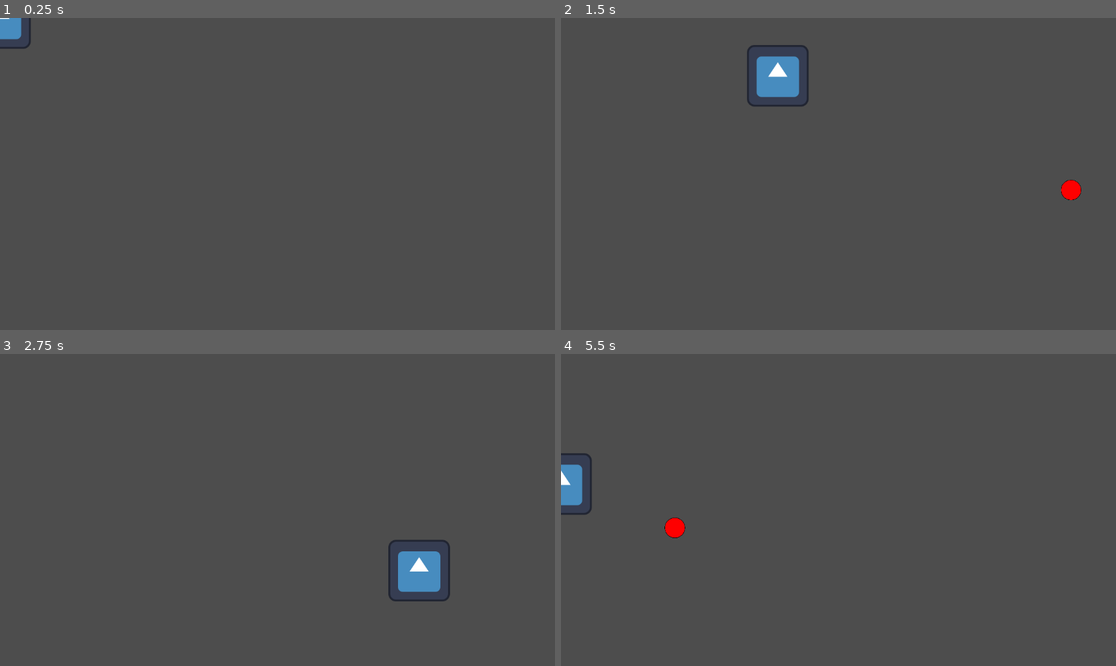
Above: before the commit, frames 1-4 (two rows, left to right).
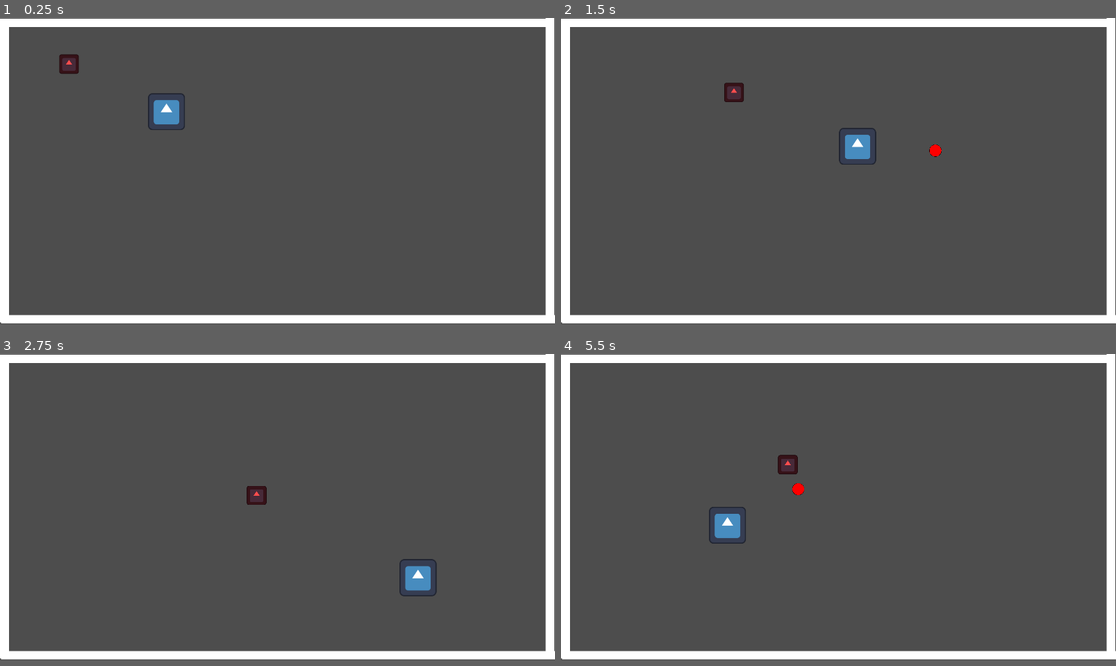
Above: after the commit, the same moments.

Repository: Krishlin/bouncybow
Game: Godot game, scene res://Scenes/MainScene.tscn
Two runs of this game, one before a commit and one after it. Both use one fixed random seed, a clock stepped at 60 frames per second and the inputs below. Before the commit the project starts from res://Scenes/Player.tscn. The engine's default icon, where the game draws it, is replaced by a stand-in: a white triangle on a blue panel in a dark square.
Inputs (mouse positions are in pixels of both pictures, inside the frame that each line leads up to):
- Up to frame 1 (0.25 s): no input
- Up to frame 2 (1.5 s): move the mouse to (960, 158) at 0.52 s; hold D (right) 0.53-1.28 s; click (960, 158) at 0.67 s; move the mouse to (727, 189) at 1.27 s; hold S (down) from 1.28 s (still down)
- Up to frame 3 (2.75 s): move the mouse to (333, 441) at 2.02 s; release S (down) at 2.03 s; hold D (right) from 2.03 s (still down)
- Up to frame 4 (5.5 s): move the mouse to (810, 572) at 2.77 s; release D (right) at 2.78 s; hold W (up) 2.78-3.53 s; click (810, 572) at 2.92 s; move the mouse to (1005, 556) at 3.52 s; hold A (left) 3.53-5.03 s; move the mouse to (672, 463) at 4.27 s; move the mouse to (866, 510) at 5.02 s; hold S (down) from 5.03 s (still down); click (866, 510) at 5.17 s
In our replay, the window is 799x449 before the commit and 799x441 after it. These sizes can differ from the game's own. Grey fills any space a smaller window leaves; there, only what the larger window draws over its background counts as a difference.

The runs differ from the first frame. In frame 1, 9.4% of the frame differs, in the area x 0-100%, y 0-98%; in frame 2, 11%; in frame 3, 9.8%; in frame 4, 9.9%.

Commit message:
walls

Diff:
--- /dev/null
+++ b/Scenes/Enemy.tscn
@@ -0,0 +1,21 @@
+[gd_scene format=3 uid="uid://busqyco26xcm4"]
+
+[ext_resource type="Texture2D" uid="uid://bmquwv5kqmhj7" path="res://Spites/icon.svg" id="1_icon"]
+[ext_resource type="Script" uid="uid://cltt1jrm5vcr6" path="res://Scripts/enemy_sprite.gd" id="2_script"]
+
+[sub_resource type="RectangleShape2D" id="RectangleShape2D_enemy"]
+size = Vector2(67, 67)
+
+[node name="Enemy" type="CharacterBody2D" unique_id=296795612]
+motion_mode = 1
+script = ExtResource("2_script")
+
+[node name="Sprite2D" type="Sprite2D" parent="." unique_id=296795613]
+modulate = Color(1, 0.3, 0.3, 1)
+position = Vector2(-30, -30.5)
+scale = Vector2(0.53125, 0.5234375)
+texture = ExtResource("1_icon")
+
+[node name="CollisionShape2D" type="CollisionShape2D" parent="." unique_id=296795614]
+position = Vector2(-30.5, -30.5)
+shape = SubResource("RectangleShape2D_enemy")
--- /dev/null
+++ b/Scenes/MainScene.tscn
@@ -0,0 +1,73 @@
+[gd_scene format=3 uid="uid://oyamjv8ffwbh"]
+
+[ext_resource type="PackedScene" uid="uid://bqxm46xupkvaq" path="res://Scenes/Player.tscn" id="1_player"]
+[ext_resource type="PackedScene" uid="uid://busqyco26xcm4" path="res://Scenes/Enemy.tscn" id="2_enemy"]
+
+[sub_resource type="RectangleShape2D" id="RectangleShape2D_horizontal"]
+size = Vector2(2296, 32)
+
+[sub_resource type="RectangleShape2D" id="RectangleShape2D_vertical"]
+size = Vector2(32, 1263)
+
+[node name="MainScene" type="Node2D" unique_id=1254205979]
+
+[node name="Walls" type="Node2D" parent="." unique_id=1254205980]
+
+[node name="TopWall" type="StaticBody2D" parent="Walls" unique_id=1254205981]
+position = Vector2(576, 16)
+
+[node name="CollisionShape2D" type="CollisionShape2D" parent="Walls/TopWall" unique_id=1254205982]
+position = Vector2(382, 0)
+shape = SubResource("RectangleShape2D_horizontal")
+
+[node name="ColorRect" type="ColorRect" parent="Walls/TopWall" unique_id=1990473307]
+offset_left = -576.0
+offset_top = -14.0
+offset_right = 1342.0
+offset_bottom = 15.0
+
+[node name="BottomWall" type="StaticBody2D" parent="Walls" unique_id=1254205984]
+position = Vector2(576, 632)
+
+[node name="CollisionShape2D" type="CollisionShape2D" parent="Walls/BottomWall" unique_id=1254205985]
+position = Vector2(196, 410)
+shape = SubResource("RectangleShape2D_horizontal")
+
+[node name="ColorRect" type="ColorRect" parent="Walls/BottomWall" unique_id=1717528090]
+offset_left = -572.0
+offset_top = 396.0
+offset_right = 1347.0
+offset_bottom = 425.0
+
+[node name="LeftWall" type="StaticBody2D" parent="Walls" unique_id=1254205987]
+position = Vector2(16, 324)
+
+[node name="CollisionShape2D" type="CollisionShape2D" parent="Walls/LeftWall" unique_id=1254205988]
+position = Vector2(0, 102.5)
+shape = SubResource("RectangleShape2D_vertical")
+
+[node name="ColorRect" type="ColorRect" parent="Walls/LeftWall" unique_id=1041941138]
+offset_left = -17.0
+offset_top = -322.0
+offset_right = 15.0
+offset_bottom = 729.0
+
+[node name="RightWall" type="StaticBody2D" parent="Walls" unique_id=1254205990]
+position = Vector2(1136, 324)
+
+[node name="CollisionShape2D" type="CollisionShape2D" parent="Walls/RightWall" unique_id=1254205991]
+position = Vector2(766, 206)
+shape = SubResource("RectangleShape2D_vertical")
+
+[node name="ColorRect" type="ColorRect" parent="Walls/RightWall" unique_id=960271175]
+offset_left = 752.0
+offset_top = -324.0
+offset_right = 782.0
+offset_bottom = 730.0
+
+[node name="Player" parent="." unique_id=1254205993 instance=ExtResource("1_player")]
+position = Vector2(576, 324)
+
+[node name="Enemy" parent="." unique_id=1254205994 node_paths=PackedStringArray("player") instance=ExtResource("2_enemy")]
+position = Vector2(200, 160)
+player = NodePath("../Player")
--- a/Scenes/Player.tscn
+++ b/Scenes/Player.tscn
@@ -3,8 +3,17 @@
 [ext_resource type="Texture2D" uid="uid://bmquwv5kqmhj7" path="res://Spites/icon.svg" id="1_kyqiw"]
 [ext_resource type="Script" uid="uid://b2vbm67p1dr56" path="res://Scripts/player.gd" id="2_gntrk"]
 
-[node name="Player" type="Sprite2D" unique_id=25260558]
-texture = ExtResource("1_kyqiw")
+[sub_resource type="RectangleShape2D" id="RectangleShape2D_player"]
+size = Vector2(128, 128)
+
+[node name="Player" type="CharacterBody2D" unique_id=25260558]
+motion_mode = 1
 script = ExtResource("2_gntrk")
 
+[node name="Sprite2D" type="Sprite2D" parent="." unique_id=1418820301]
+texture = ExtResource("1_kyqiw")
+
+[node name="CollisionShape2D" type="CollisionShape2D" parent="." unique_id=1418820302]
+shape = SubResource("RectangleShape2D_player")
+
 [node name="Timer" type="Timer" parent="." unique_id=511477269]
--- /dev/null
+++ b/Scripts/enemy_sprite.gd
@@ -0,0 +1,21 @@
+extends CharacterBody2D
+
+@export var player: Node2D
+
+var knockback_strength = 600
+var knockback_fade = 1500
+var knockback = Vector2.ZERO
+
+
+func _physics_process(delta):
+	var speed = player.speed * 0.5
+	velocity = position.direction_to(player.position) * speed + knockback
+	move_and_slide()
+
+
+	knockback = knockback.move_toward(Vector2.ZERO, knockback_fade * delta)
+
+
+	for i in get_slide_collision_count():
+		if get_slide_collision(i).get_collider() == player:
+			knockback = player.position.direction_to(position) * knockback_strength
--- a/Scripts/player.gd
+++ b/Scripts/player.gd
@@ -1,4 +1,4 @@
-extends Sprite2D
+extends CharacterBody2D
 
 var speed = 600
 const BULLET = preload("res://Scenes/ball.tscn")
@@ -9,7 +9,7 @@
 func _ready() -> void:
 	shoot_timer.one_shot = true
 
-func _process(delta: float) -> void:
+func _physics_process(_delta):
 	var direction = Vector2.ZERO
 	if Input.is_action_pressed("right"):
 		direction.x += 1
@@ -20,7 +20,8 @@
 	if Input.is_action_pressed("up"):
 		direction.y -= 1
 
-	position += direction.normalized() * speed * delta
+	velocity = direction.normalized() * speed
+	move_and_slide()
 
 func spawn_bullet(pos: Vector2, direction: Vector2) -> void:
 	var instance = BULLET.instantiate()
--- a/project.godot
+++ b/project.godot
@@ -11,9 +11,14 @@
 [application]
 
 config/name="gamejamofficial"
-run/main_scene="uid://bqxm46xupkvaq"
+run/main_scene="uid://oyamjv8ffwbh"
 config/features=PackedStringArray("4.6", "Forward Plus")
 config/icon="res://Spites/icon.svg"
+
+[display]
+
+window/size/viewport_width=1920
+window/size/viewport_height=1060
 
 [input]
 
Not shown, added: Scripts/enemy_sprite.gd.uid
